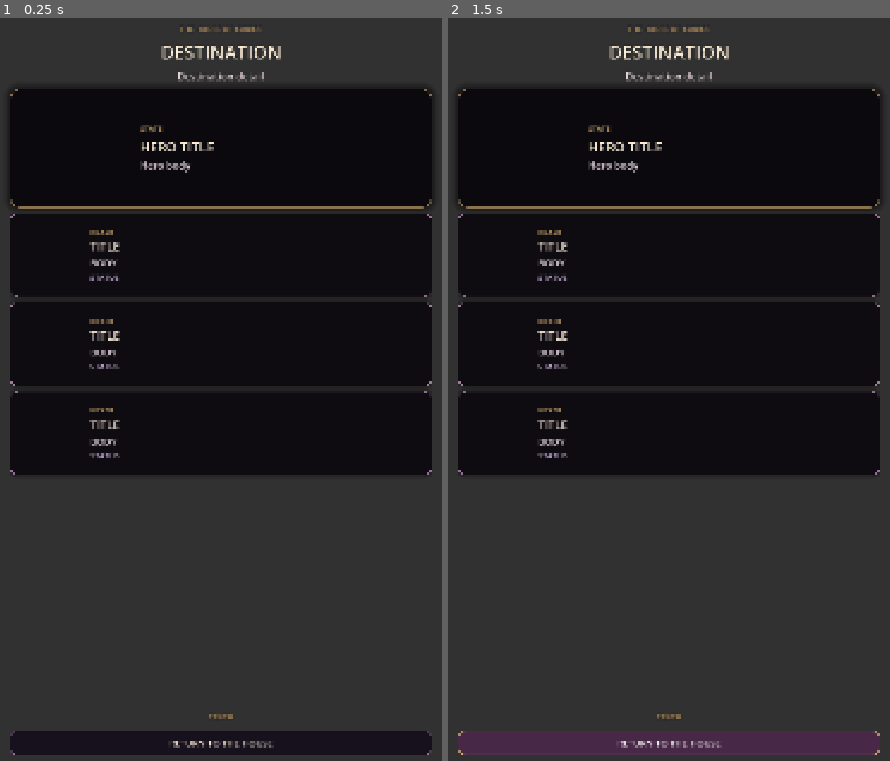
Above: before the commit, frames 1-2 (left to right).
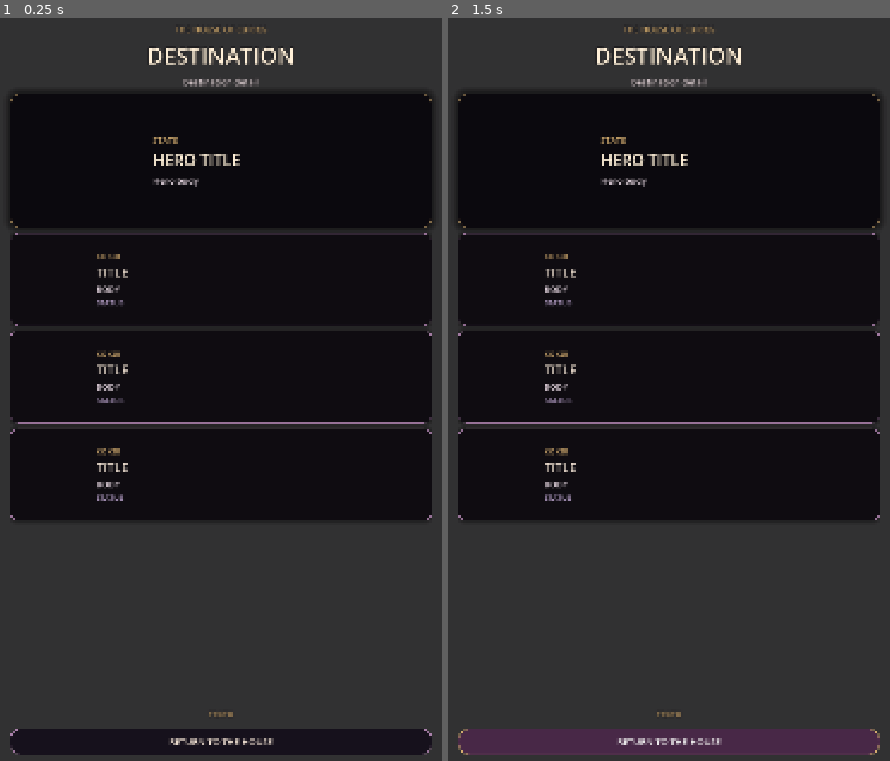
Above: after the commit, the same moments.

Repository: Jay-prodesign/akilta-match3
Game: Godot game, scene res://src/ui/meta/meta_destination_screen.tscn
The game is run twice, just before and just after one commit, with the same random seed, the same clock (stepped at 60 frames per second) and the same inputs. This scene is started directly instead of the project's main scene.
Inputs (mouse positions are in pixels of both pictures, inside the frame that each line leads up to):
- Up to frame 1 (0.25 s): no input
- Up to frame 2 (1.5 s): tap Enter at 0.5 s; move the mouse to (766, 367) at 0.52 s; click (766, 367) at 0.67 s; click "RETURN TO THE HOUSE" at 1.25 s

The runs differ from the first frame. In frame 1, 10% of the frame differs, in the area x 2-98%, y 1-100%; in frame 2, 10%.

Commit message:
Strengthen secondary destination North Star hierarchy

Diff:
--- a/src/ui/meta/meta_destination_screen.tscn
+++ b/src/ui/meta/meta_destination_screen.tscn
@@ -45,10 +45,10 @@
 border_width_right = 2
 border_width_bottom = 2
 border_color = Color(0.831, 0.678, 0.439, 0.9)
-corner_radius_top_left = 14
-corner_radius_top_right = 14
-corner_radius_bottom_right = 14
-corner_radius_bottom_left = 14
+corner_radius_top_left = 26
+corner_radius_top_right = 26
+corner_radius_bottom_right = 26
+corner_radius_bottom_left = 26
 
 [sub_resource type="StyleBoxFlat" id="Secondary"]
 bg_color = Color(0.082, 0.061, 0.103, 0.94)
@@ -57,10 +57,10 @@
 border_width_right = 1
 border_width_bottom = 1
 border_color = Color(0.721, 0.541, 0.721, 0.62)
-corner_radius_top_left = 14
-corner_radius_top_right = 14
-corner_radius_bottom_right = 14
-corner_radius_bottom_left = 14
+corner_radius_top_left = 26
+corner_radius_top_right = 26
+corner_radius_bottom_right = 26
+corner_radius_bottom_left = 26
 
 [node name="MetaDestinationScreen" type="Control"]
 layout_mode = 3
@@ -109,7 +109,7 @@
 theme_override_colors/font_color = Color(0.831, 0.678, 0.439, 1)
 theme_override_colors/font_outline_color = Color(0.02, 0.014, 0.028, 0.95)
 theme_override_constants/outline_size = 4
-theme_override_font_sizes/font_size = 18
+theme_override_font_sizes/font_size = 20
 text = "THE HOUSE OF CURIOS"
 horizontal_alignment = 1
 
@@ -118,7 +118,7 @@
 theme_override_colors/font_color = Color(1, 0.941, 0.847, 1)
 theme_override_colors/font_outline_color = Color(0.02, 0.014, 0.028, 0.97)
 theme_override_constants/outline_size = 6
-theme_override_font_sizes/font_size = 44
+theme_override_font_sizes/font_size = 54
 text = "DESTINATION"
 horizontal_alignment = 1
 
@@ -127,7 +127,7 @@
 theme_override_colors/font_color = Color(0.95, 0.89, 0.90, 1)
 theme_override_colors/font_outline_color = Color(0.02, 0.014, 0.028, 0.9)
 theme_override_constants/outline_size = 3
-theme_override_font_sizes/font_size = 24
+theme_override_font_sizes/font_size = 21
 text = "Destination detail"
 horizontal_alignment = 1
 autowrap_mode = 2
@@ -169,7 +169,7 @@
 horizontal_alignment = 1
 
 [node name="FeatureHero" type="PanelContainer" parent="FeatureLayout"]
-custom_minimum_size = Vector2(0, 286)
+custom_minimum_size = Vector2(0, 324)
 layout_mode = 2
 theme_override_styles/panel = SubResource("Hero")
 
@@ -178,14 +178,14 @@
 theme_override_constants/separation = 20
 
 [node name="HeroArt" type="TextureRect" parent="FeatureLayout/FeatureHero/HeroRow"]
-custom_minimum_size = Vector2(270, 246)
+custom_minimum_size = Vector2(300, 280)
 layout_mode = 2
 expand_mode = 1
 stretch_mode = 5
 
 [node name="ShopFeaturedOfferArt" type="TextureRect" parent="FeatureLayout/FeatureHero/HeroRow"]
 visible = false
-custom_minimum_size = Vector2(270, 246)
+custom_minimum_size = Vector2(300, 280)
 layout_mode = 2
 expand_mode = 1
 stretch_mode = 5
@@ -199,7 +199,7 @@
 [node name="FeatureHeroKicker" type="Label" parent="FeatureLayout/FeatureHero/HeroRow/HeroCopy"]
 layout_mode = 2
 theme_override_colors/font_color = Color(0.831, 0.678, 0.439, 1)
-theme_override_font_sizes/font_size = 18
+theme_override_font_sizes/font_size = 20
 text = "STATE"
 
 [node name="FeatureHeroTitle" type="Label" parent="FeatureLayout/FeatureHero/HeroRow/HeroCopy"]
@@ -207,14 +207,14 @@
 theme_override_colors/font_color = Color(1, 0.941, 0.847, 1)
 theme_override_colors/font_outline_color = Color(0.02, 0.014, 0.028, 0.9)
 theme_override_constants/outline_size = 3
-theme_override_font_sizes/font_size = 32
+theme_override_font_sizes/font_size = 38
 text = "HERO TITLE"
 autowrap_mode = 2
 
 [node name="HeroBody" type="Label" parent="FeatureLayout/FeatureHero/HeroRow/HeroCopy"]
 layout_mode = 2
 theme_override_colors/font_color = Color(0.90, 0.84, 0.88, 1)
-theme_override_font_sizes/font_size = 24
+theme_override_font_sizes/font_size = 22
 text = "Hero body"
 autowrap_mode = 2
 
@@ -306,7 +306,7 @@
 
 [node name="WeeklyMissionsAction" type="Button" parent="FeatureLayout"]
 visible = false
-custom_minimum_size = Vector2(0, 60)
+custom_minimum_size = Vector2(0, 68)
 layout_mode = 2
 theme_override_colors/font_color = Color(1, 0.941, 0.847, 1)
 theme_override_font_sizes/font_size = 22
@@ -317,7 +317,7 @@
 
 [node name="ProfileSettings" type="Button" parent="FeatureLayout"]
 visible = false
-custom_minimum_size = Vector2(0, 60)
+custom_minimum_size = Vector2(0, 68)
 layout_mode = 2
 theme_override_colors/font_color = Color(1, 0.941, 0.847, 1)
 theme_override_font_sizes/font_size = 22
@@ -337,7 +337,7 @@
 theme_override_constants/separation = 12
 
 [node name="Card1" type="PanelContainer" parent="FeatureLayout/CardScroll/Cards"]
-custom_minimum_size = Vector2(0, 202)
+custom_minimum_size = Vector2(0, 222)
 layout_mode = 2
 theme_override_styles/panel = SubResource("Card")
 
@@ -346,7 +346,7 @@
 theme_override_constants/separation = 18
 
 [node name="Art" type="TextureRect" parent="FeatureLayout/CardScroll/Cards/Card1/Row"]
-custom_minimum_size = Vector2(156, 156)
+custom_minimum_size = Vector2(170, 170)
 layout_mode = 2
 expand_mode = 1
 stretch_mode = 5
@@ -359,7 +359,7 @@
 [node name="Kicker" type="Label" parent="FeatureLayout/CardScroll/Cards/Card1/Row/Copy"]
 layout_mode = 2
 theme_override_colors/font_color = Color(0.831, 0.678, 0.439, 1)
-theme_override_font_sizes/font_size = 16
+theme_override_font_sizes/font_size = 17
 text = "KICKER"
 
 [node name="Title" type="Label" parent="FeatureLayout/CardScroll/Cards/Card1/Row/Copy"]
@@ -367,7 +367,7 @@
 theme_override_colors/font_color = Color(0.96, 0.9, 0.84, 1)
 theme_override_colors/font_outline_color = Color(0.02, 0.014, 0.028, 0.96)
 theme_override_constants/outline_size = 2
-theme_override_font_sizes/font_size = 28
+theme_override_font_sizes/font_size = 31
 text = "TITLE"
 
 [node name="Body" type="Label" parent="FeatureLayout/CardScroll/Cards/Card1/Row/Copy"]
@@ -375,7 +375,7 @@
 theme_override_colors/font_color = Color(0.90, 0.84, 0.88, 1)
 theme_override_colors/font_outline_color = Color(0.02, 0.014, 0.028, 0.96)
 theme_override_constants/outline_size = 2
-theme_override_font_sizes/font_size = 23
+theme_override_font_sizes/font_size = 21
 text = "BODY"
 autowrap_mode = 2
 
@@ -384,12 +384,12 @@
 theme_override_colors/font_color = Color(0.82, 0.72, 0.90, 1)
 theme_override_colors/font_outline_color = Color(0.02, 0.014, 0.028, 0.96)
 theme_override_constants/outline_size = 2
-theme_override_font_sizes/font_size = 19
+theme_override_font_sizes/font_size = 18
 text = "STATUS"
 autowrap_mode = 2
 
 [node name="Card2" type="PanelContainer" parent="FeatureLayout/CardScroll/Cards"]
-custom_minimum_size = Vector2(0, 202)
+custom_minimum_size = Vector2(0, 222)
 layout_mode = 2
 theme_override_styles/panel = SubResource("Card")
 
@@ -398,7 +398,7 @@
 theme_override_constants/separation = 18
 
 [node name="Art" type="TextureRect" parent="FeatureLayout/CardScroll/Cards/Card2/Row"]
-custom_minimum_size = Vector2(156, 156)
+custom_minimum_size = Vector2(170, 170)
 layout_mode = 2
 expand_mode = 1
 stretch_mode = 5
@@ -411,7 +411,7 @@
 [node name="Kicker" type="Label" parent="FeatureLayout/CardScroll/Cards/Card2/Row/Copy"]
 layout_mode = 2
 theme_override_colors/font_color = Color(0.831, 0.678, 0.439, 1)
-theme_override_font_sizes/font_size = 16
+theme_override_font_sizes/font_size = 17
 text = "KICKER"
 
 [node name="Title" type="Label" parent="FeatureLayout/CardScroll/Cards/Card2/Row/Copy"]
@@ -419,7 +419,7 @@
 theme_override_colors/font_color = Color(0.96, 0.9, 0.84, 1)
 theme_override_colors/font_outline_color = Color(0.02, 0.014, 0.028, 0.96)
 theme_override_constants/outline_size = 2
-theme_override_font_sizes/font_size = 28
+theme_override_font_sizes/font_size = 31
 text = "TITLE"
 
 [node name="Body" type="Label" parent="FeatureLayout/CardScroll/Cards/Card2/Row/Copy"]
@@ -427,7 +427,7 @@
 theme_override_colors/font_color = Color(0.90, 0.84, 0.88, 1)
 theme_override_colors/font_outline_color = Color(0.02, 0.014, 0.028, 0.96)
 theme_override_constants/outline_size = 2
-theme_override_font_sizes/font_size = 23
+theme_override_font_sizes/font_size = 21
 text = "BODY"
 autowrap_mode = 2
 
@@ -436,12 +436,12 @@
 theme_override_colors/font_color = Color(0.82, 0.72, 0.90, 1)
 theme_override_colors/font_outline_color = Color(0.02, 0.014, 0.028, 0.96)
 theme_override_constants/outline_size = 2
-theme_override_font_sizes/font_size = 19
+theme_override_font_sizes/font_size = 18
 text = "STATUS"
 autowrap_mode = 2
 
 [node name="Card3" type="PanelContainer" parent="FeatureLayout/CardScroll/Cards"]
-custom_minimum_size = Vector2(0, 202)
+custom_minimum_size = Vector2(0, 222)
 layout_mode = 2
 theme_override_styles/panel = SubResource("Card")
 
@@ -450,7 +450,7 @@
 theme_override_constants/separation = 18
 
 [node name="Art" type="TextureRect" parent="FeatureLayout/CardScroll/Cards/Card3/Row"]
-custom_minimum_size = Vector2(156, 156)
+custom_minimum_size = Vector2(170, 170)
 layout_mode = 2
 expand_mode = 1
 stretch_mode = 5
@@ -463,7 +463,7 @@
 [node name="Kicker" type="Label" parent="FeatureLayout/CardScroll/Cards/Card3/Row/Copy"]
 layout_mode = 2
 theme_override_colors/font_color = Color(0.831, 0.678, 0.439, 1)
-theme_override_font_sizes/font_size = 16
+theme_override_font_sizes/font_size = 17
 text = "KICKER"
 
 [node name="Title" type="Label" parent="FeatureLayout/CardScroll/Cards/Card3/Row/Copy"]
@@ -471,7 +471,7 @@
 theme_override_colors/font_color = Color(0.96, 0.9, 0.84, 1)
 theme_override_colors/font_outline_color = Color(0.02, 0.014, 0.028, 0.96)
 theme_override_constants/outline_size = 2
-theme_override_font_sizes/font_size = 28
+theme_override_font_sizes/font_size = 31
 text = "TITLE"
 
 [node name="Body" type="Label" parent="FeatureLayout/CardScroll/Cards/Card3/Row/Copy"]
@@ -479,7 +479,7 @@
 theme_override_colors/font_color = Color(0.90, 0.84, 0.88, 1)
 theme_override_colors/font_outline_color = Color(0.02, 0.014, 0.028, 0.96)
 theme_override_constants/outline_size = 2
-theme_override_font_sizes/font_size = 23
+theme_override_font_sizes/font_size = 21
 text = "BODY"
 autowrap_mode = 2
 
@@ -488,7 +488,7 @@
 theme_override_colors/font_color = Color(0.82, 0.72, 0.90, 1)
 theme_override_colors/font_outline_color = Color(0.02, 0.014, 0.028, 0.96)
 theme_override_constants/outline_size = 2
-theme_override_font_sizes/font_size = 19
+theme_override_font_sizes/font_size = 18
 text = "STATUS"
 autowrap_mode = 2
 
@@ -552,7 +552,7 @@
 autowrap_mode = 2
 
 [node name="BackToHouse" type="Button" parent="FeatureLayout"]
-custom_minimum_size = Vector2(0, 58)
+custom_minimum_size = Vector2(0, 64)
 layout_mode = 2
 theme_override_colors/font_color = Color(0.96, 0.9, 0.84, 1)
 theme_override_font_sizes/font_size = 22
